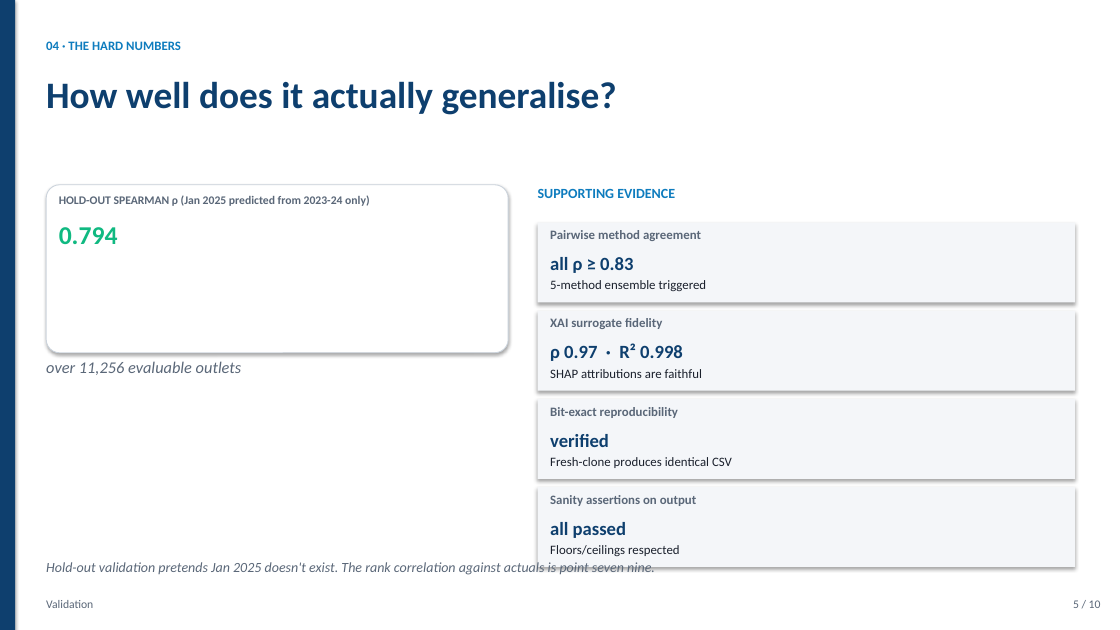
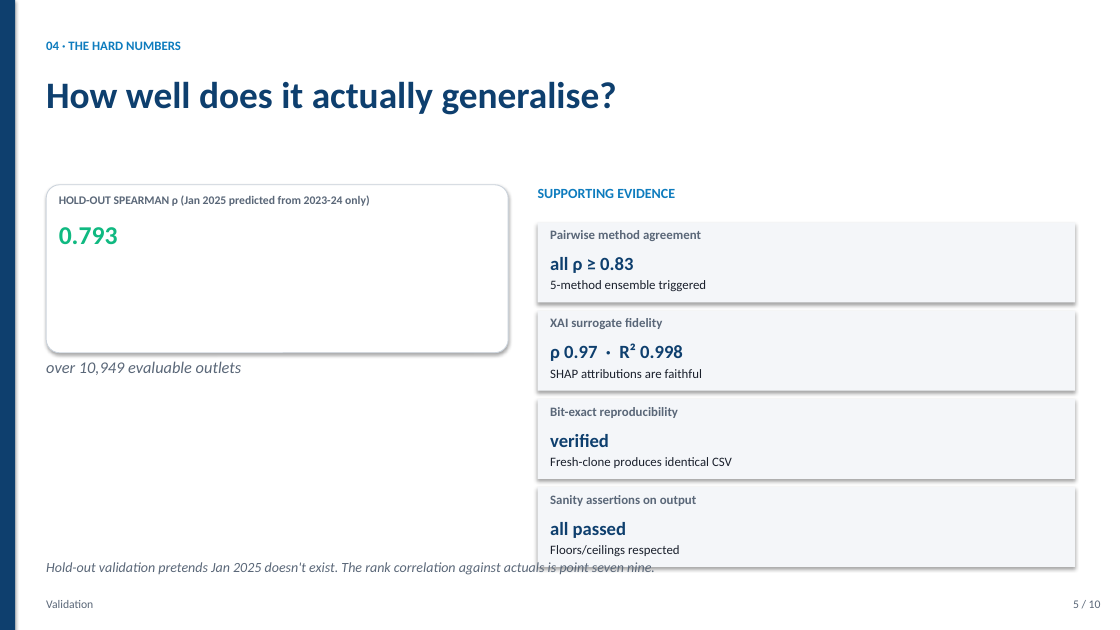
Before and after one commit to AdithaBuwaneka/datastorm-v7-storming-round, a slide deck: slide 5 of report/DataX_round2_pitch_deck.pptx. Drawn at 1120x630 pixels with LibreOffice and Linux fonts; fonts in the diff are those of the drawing. Boxes give left, top, right and bottom in pixels: in the first picture for what was removed or moved away, otherwise in the second. Text is boxed around its words. In the diff, an @@ line names an element or a change of style, - is before the commit and + after.

```diff
--- a/report/DataX_round2_pitch_deck.pptx
+++ b/report/DataX_round2_pitch_deck.pptx
@@ text at (x1=59, y1=227, x2=118, y2=244): text changed @@
-0.794
+0.793
@@ text at (x1=46, y1=361, x2=242, y2=375): text changed @@
-over 11,256 evaluable outlets
+over 10,949 evaluable outlets
```
Also in this commit, not shown: 4 other slides changed, 49 other files.
